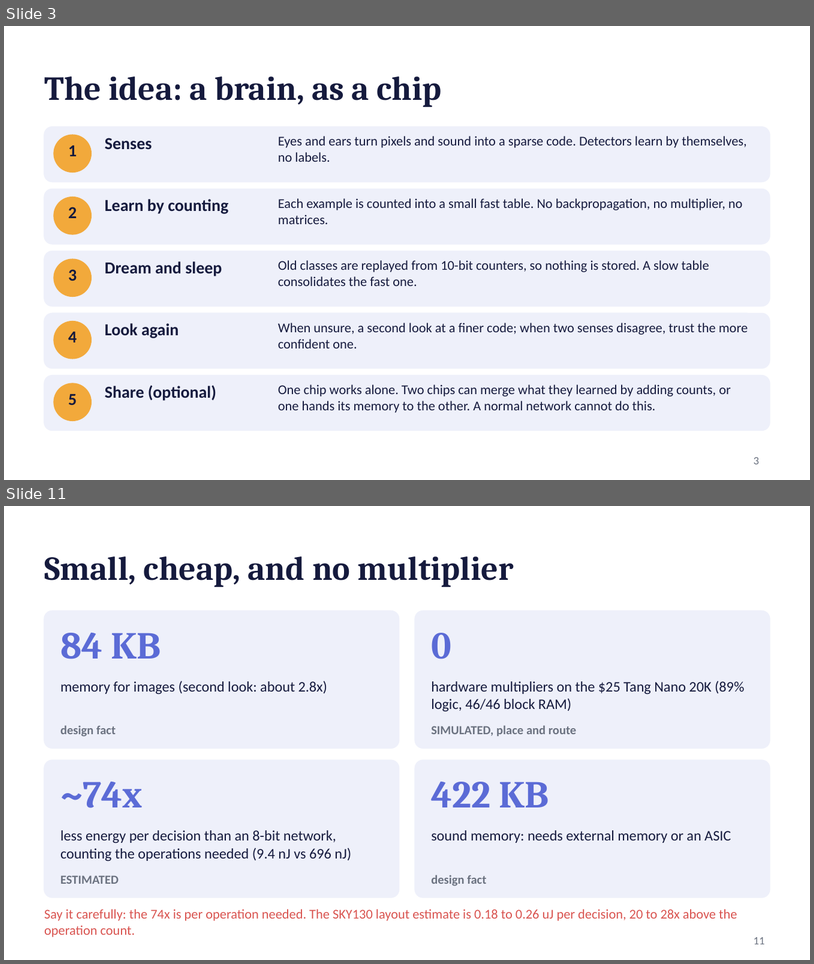
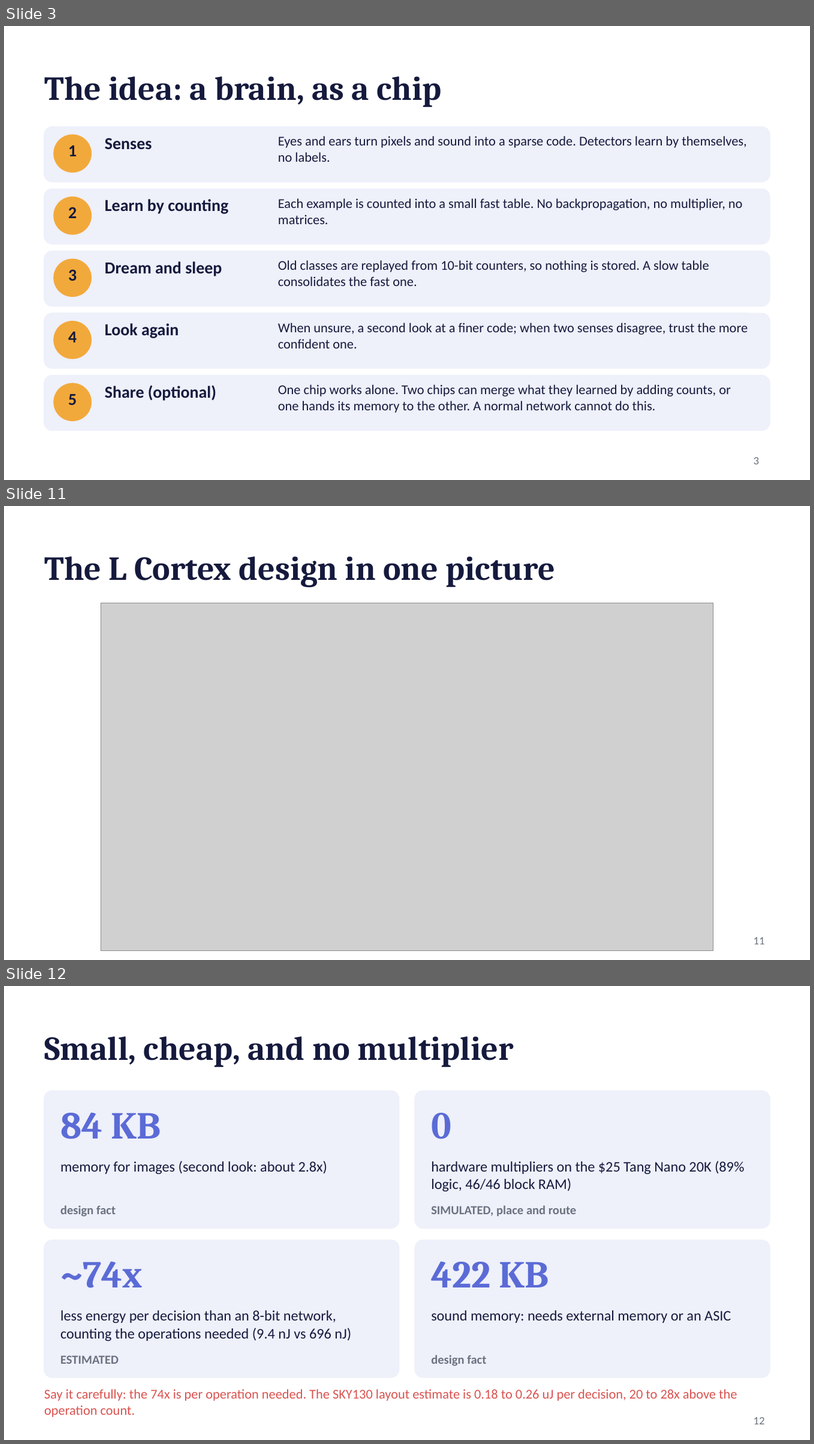
Before and after one commit to kurosaki11op-art/gpu2.0, a slide deck: docs/L_pitch_final.pptx. Shown one above the other, each under a label of ours: slides 3 and 11 before the commit, slides 3, 11 and 12 after it; the slides between them are not shown. The pictures are 814x964 and 814x1444 pixels, drawn with LibreOffice and Linux fonts; fonts in the diff are those of the drawing; grey boxes stand for pictures. Boxes give left, top, right and bottom in pixels: in the first picture for what was removed or moved away, otherwise in the second. Text is boxed around its words. In the diff, an @@ line names an element or a change of style, - is before the commit and + after.

```diff
--- a/docs/L_pitch_final.pptx
+++ b/docs/L_pitch_final.pptx
@@ slide 11 added at (4,506,810,960), background #FFFFFF @@
@@ title added at (44,556,555,587), 30 pt, text #151A3D, bold @@
+The L Cortex design in one picture
@@ picture added at (101,603,714,951) @@
@@ page number added at (754,937,765,944), 10 pt, text #6B7280 @@
+11
@@ what was slide 11 is now slide 12 @@
@@ page number at (754,1417,765,1424): text changed @@
-11
+12
```
Also in this commit, not shown: 1 slide changed, 2 other files.
